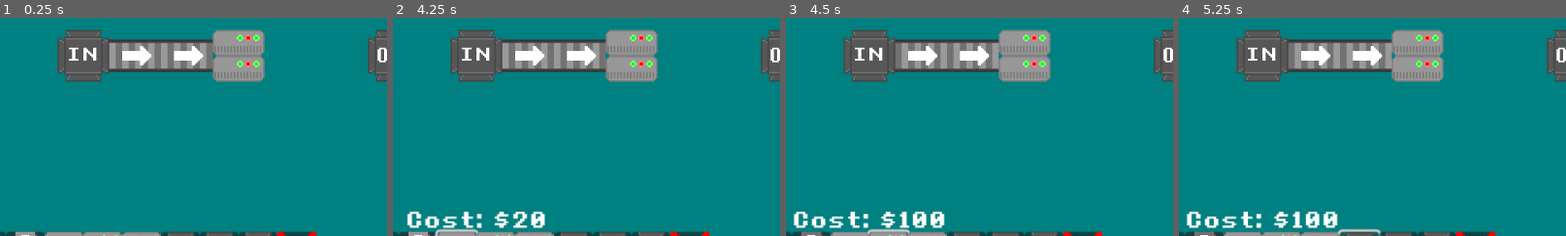
Above: before the commit, frames 1-4 (left to right).
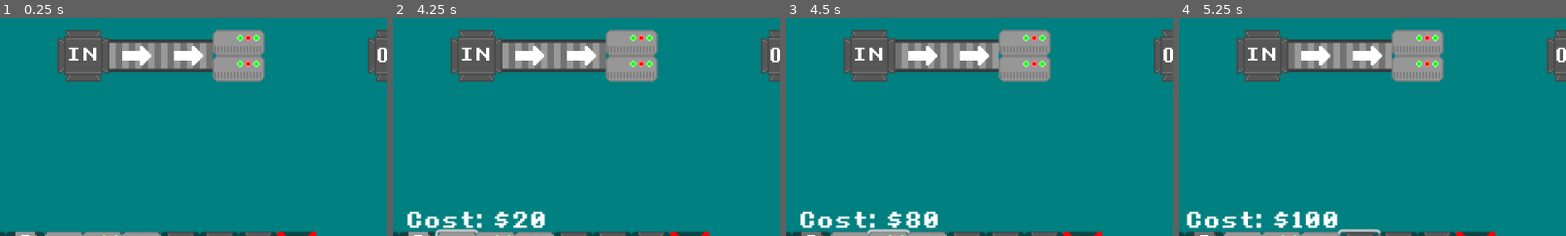
Above: after the commit, the same moments.

Repository: Birb-Games/gmtk-game-jam-2024
Game: Godot game, scene res://scenes/Root.tscn
The game is run twice, just before and just after one commit, with the same random seed, the same clock (stepped at 60 frames per second) and the same inputs.
Inputs (mouse positions are % of the whole screen's width and height, from its top left):
- Up to frame 1 (0.25 s): no input
- Up to frame 2 (4.25 s): click (28, 95) at 0.5 s; click (33, 95) at 1.25 s; click (43, 95) at 2 s; click (38, 95) at 2.75 s; click (48, 95) at 3.5 s
- Up to frame 3 (4.5 s): click (53, 95) at 4.25 s
- Up to frame 4 (5.25 s): click (63, 95) at 5 s
The pictures show only the part of the screen within x 39-89%, y 41-91%; the shares and areas given below are measured in that part.

Frames 1-2 are identical in both runs. In frame 3, 2.1% of the frame differs, in the area x 2-42%, y 88-97%; in frame 4, nothing differs.

Commit message:
added storage tile

Diff:
--- a/scenes/Bad.tscn
+++ b/scenes/Bad.tscn
@@ -17,7 +17,8 @@
 [node name="CollisionShape2D" type="CollisionShape2D" parent="."]
 shape = SubResource("CircleShape2D_2a78c")
 
-[node name="MoveableItem" parent="." instance=ExtResource("2_0fu33")]
+[node name="MoveableItem" parent="." groups=["bad"] instance=ExtResource("2_0fu33")]
+process_mode = 1
 
 [connection signal="deleter" from="MoveableItem" to="." method="_on_moveable_item_deleter"]
 [connection signal="empty" from="MoveableItem" to="." method="_on_moveable_item_empty"]
--- a/scenes/Download.tscn
+++ b/scenes/Download.tscn
@@ -1,8 +1,10 @@
-[gd_scene load_steps=5 format=3 uid="uid://bc80js0lqq2c"]
+[gd_scene load_steps=7 format=3 uid="uid://bc80js0lqq2c"]
 
 [ext_resource type="Script" path="res://scripts/download.gd" id="1_m28pn"]
 [ext_resource type="Texture2D" uid="uid://bft8p2ejikb81" path="res://assets/sprites/download.png" id="1_s8q2g"]
+[ext_resource type="PackedScene" uid="uid://g4fkg6rnpgqr" path="res://scenes/Return.tscn" id="2_1a8uc"]
 [ext_resource type="PackedScene" uid="uid://bvqawkcoycf3e" path="res://scenes/MoveableItem.tscn" id="2_rpyni"]
+[ext_resource type="PackedScene" uid="uid://dx8x2wygdl6xn" path="res://scenes/Bad.tscn" id="3_hk41l"]
 
 [sub_resource type="CircleShape2D" id="CircleShape2D_xg1se"]
 radius = 18.0
@@ -10,6 +12,8 @@
 [node name="Area2D" type="Area2D"]
 scale = Vector2(0.5, 0.5)
 script = ExtResource("1_m28pn")
+good_file = ExtResource("2_1a8uc")
+bad_file = ExtResource("3_hk41l")
 
 [node name="Sprite2D" type="Sprite2D" parent="."]
 texture = ExtResource("1_s8q2g")
@@ -18,8 +22,12 @@
 shape = SubResource("CircleShape2D_xg1se")
 
 [node name="MoveableItem" parent="." instance=ExtResource("2_rpyni")]
+process_mode = 1
 
+[connection signal="area_entered" from="." to="." method="_on_area_entered"]
+[connection signal="area_exited" from="." to="." method="_on_area_exited"]
 [connection signal="deleter" from="MoveableItem" to="." method="_on_moveable_item_deleter"]
 [connection signal="empty" from="MoveableItem" to="." method="_on_moveable_item_empty"]
 [connection signal="output" from="MoveableItem" to="." method="_on_moveable_item_output"]
 [connection signal="server" from="MoveableItem" to="." method="_on_moveable_item_server"]
+[connection signal="storage" from="MoveableItem" to="." method="_on_moveable_item_storage"]
--- a/scripts/bad.gd
+++ b/scripts/bad.gd
@@ -11,7 +11,7 @@
 
 func _on_moveable_item_server() -> void:
 	$/root/Root.spawn_counts["spawn_bad"] -= 1
-	$/root/Root.add_coins(-15)
+	$/root/Root.add_coins(-20)
 	queue_free()
 
 func _on_moveable_item_empty() -> void:
--- a/scripts/download.gd
+++ b/scripts/download.gd
@@ -1,4 +1,14 @@
 extends Area2D
+
+@export var good_file: PackedScene
+@export var bad_file: PackedScene
+
+var collision_count: int = 0
+var timer: float = 5.0
+var timer_enabled: float = 0.0
+
+func _process(delta):
+	timer -= timer_enabled * delta
 
 func _on_moveable_item_empty() -> void:
 	$/root/Root.spawn_counts["spawn_download"] -= 1
@@ -19,3 +29,37 @@
 	$/root/Root.spawn_counts["spawn_download"] -= 1
 	$/root/Root.add_coins(-5)
 	queue_free()
+
+func _on_moveable_item_storage() -> void:
+	$MoveableItem.stop = true
+
+	if collision_count > 0:
+		timer = 7.0
+		timer_enabled = 0.0
+		return
+	timer_enabled = 1.0
+	if timer > 0.0:
+		return
+
+	$/root/Root.spawn_counts["spawn_download"] -= 1
+
+	var randval = randi() % 2
+	var instance
+	if randval == 0:
+		instance = good_file.instantiate()
+		$/root/Root.spawn_counts["return"] += 1
+	else:
+		instance = bad_file.instantiate()
+		$/root/Root.spawn_counts["spawn_bad"] += 1
+	instance.position = position
+	$/root/Root/Requests.add_child(instance)
+
+	queue_free()
+
+func _on_area_entered(area: Area2D) -> void:
+	if area.is_in_group("bad") or area.is_in_group("return"):
+		collision_count += 1
+
+func _on_area_exited(area: Area2D) -> void:
+	if area.is_in_group("bad") or area.is_in_group("return"):
+		collision_count -= 1
--- a/scripts/moveable_item.gd
+++ b/scripts/moveable_item.gd
@@ -12,6 +12,7 @@
 signal server
 signal empty
 signal deleter
+signal storage
 
 var new_tile: bool = true
 
@@ -227,6 +228,9 @@
 				move_on_conveyor() #acts exactly like a conveyor once the item's on there
 			"deleter":
 				deleter.emit()
+			"storage":
+				push_in_random_dir()
+				storage.emit()
 			_:
 				empty.emit()
 				direction = Vector2i.ZERO
--- a/scripts/root.gd
+++ b/scripts/root.gd
@@ -59,7 +59,7 @@
 	"filter": 100,
 	"server": 75,
 	"deleter": 20,
-	"storage":100,
+	"storage": 80,
 	"merger": 100,
 	"conveyor": 1,
 	"conveyor_corner": 1,
@@ -72,7 +72,10 @@
 			return
 		tiledata = $BottomTileMapLayer.get_cell_tile_data(Vector2i(x, y))
 		if tiledata and tile_costs.has(tiledata.get_custom_data("Type")):
-			add_coins(int(tile_costs[tiledata.get_custom_data("Type")] / 2))
+			var refund = int(tile_costs[tiledata.get_custom_data("Type")] / 2)
+			if tile_costs[tiledata.get_custom_data("Type")] > 0:
+				refund = max(refund, 1)
+			add_coins(refund)
 		$TopTileMapLayer.erase_cell(Vector2i(x, y))
 		$BottomTileMapLayer.erase_cell(Vector2i(x, y))
 		input_pipes.erase(Vector2i(x, y))
